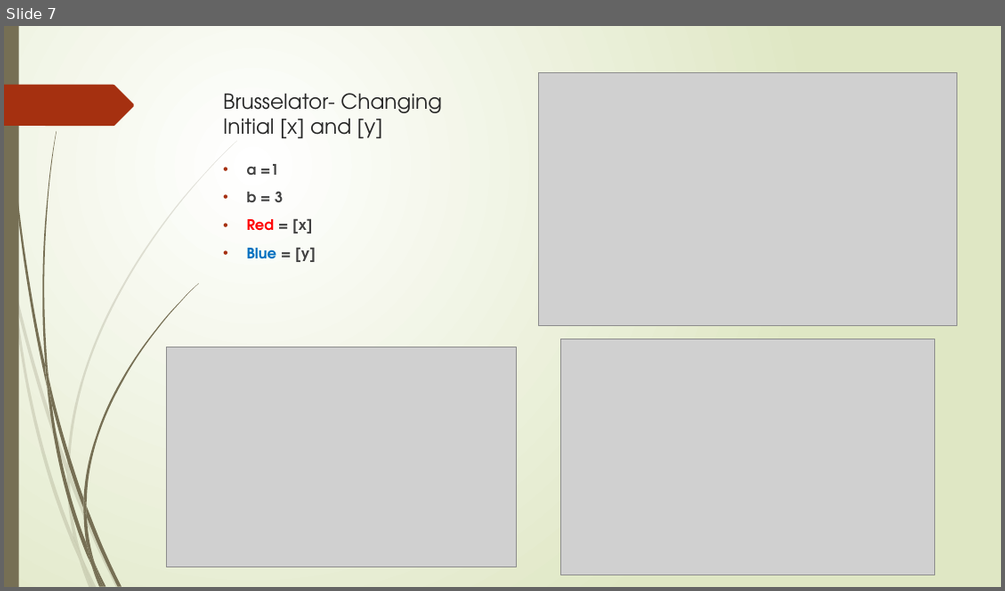
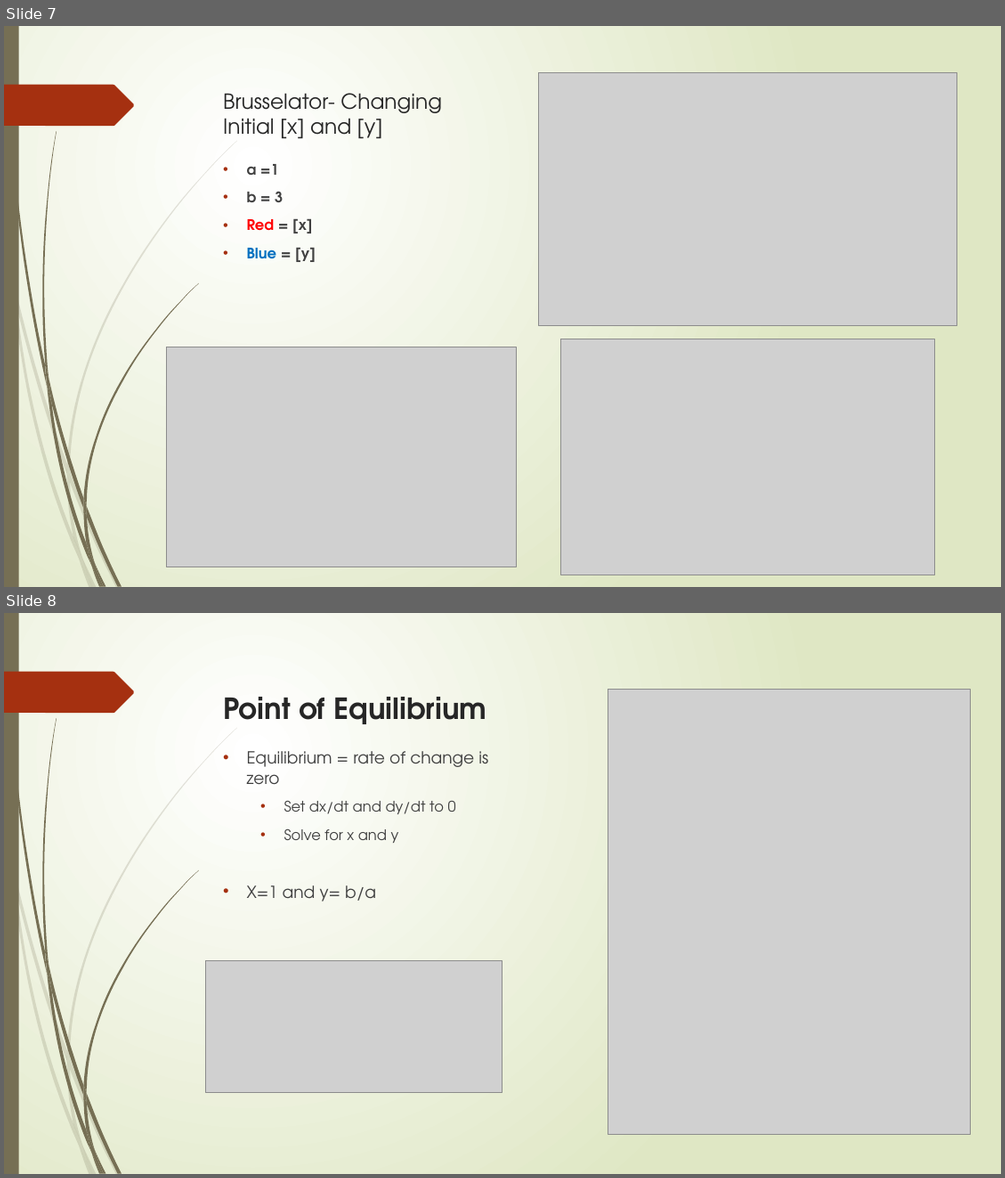
Before and after one commit to chan8005/Project-1, a slide deck: Modeling Oscillating Chemical Reactions.pptx. Shown one above the other, each under a label of ours: slide 7 before the commit, slides 7 and 8 after it. The pictures are 1005x591 and 1005x1178 pixels, drawn with LibreOffice and Linux fonts; fonts in the diff are those of the drawing; grey boxes stand for pictures. Boxes give left, top, right and bottom in pixels: in the first picture for what was removed or moved away, otherwise in the second. Text is boxed around its words. In the diff, an @@ line names an element or a change of style, - is before the commit and + after.

```diff
--- a/Modeling Oscillating Chemical Reactions.pptx
+++ b/Modeling Oscillating Chemical Reactions.pptx
@@ slide 8 added at bbox=[4, 613, 1001, 1174], background gradient #FFFFFF to #DFE8C4; not listed: 24 template elements that a slide beside it also shows @@
@@ picture added at bbox=[608, 690, 971, 1135] @@
@@ title added at bbox=[223, 697, 486, 724], 28 pt, text #262626, bold @@
+Point of Equilibrium
@@ text added at bbox=[247, 751, 488, 901], 16 pt, text #404040 @@
+• Equilibrium = rate of change is zero
+  • Set dx/dt and dy/dt to 0
+  • Solve for x and y
+• X=1 and y= b/a
@@ picture added at bbox=[205, 961, 502, 1093] @@
```
Also in this commit, not shown: 4 slides changed, 2 other slides added, 1 slide removed.
